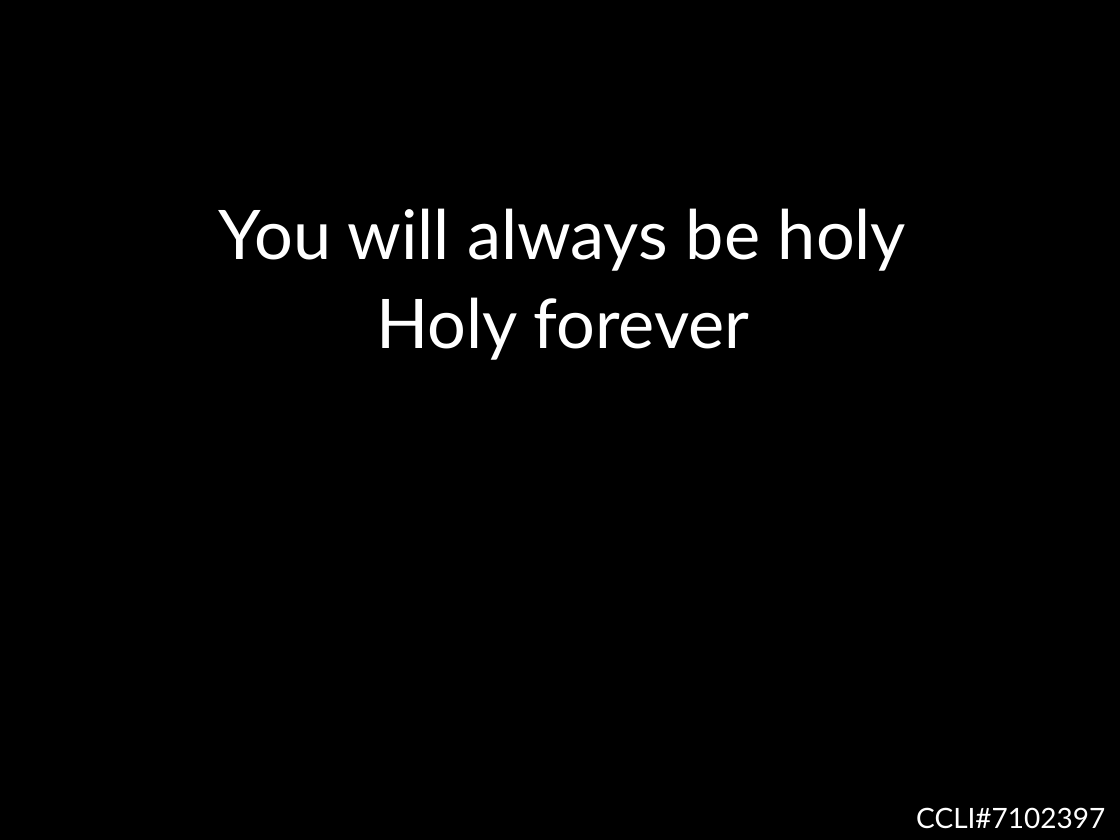
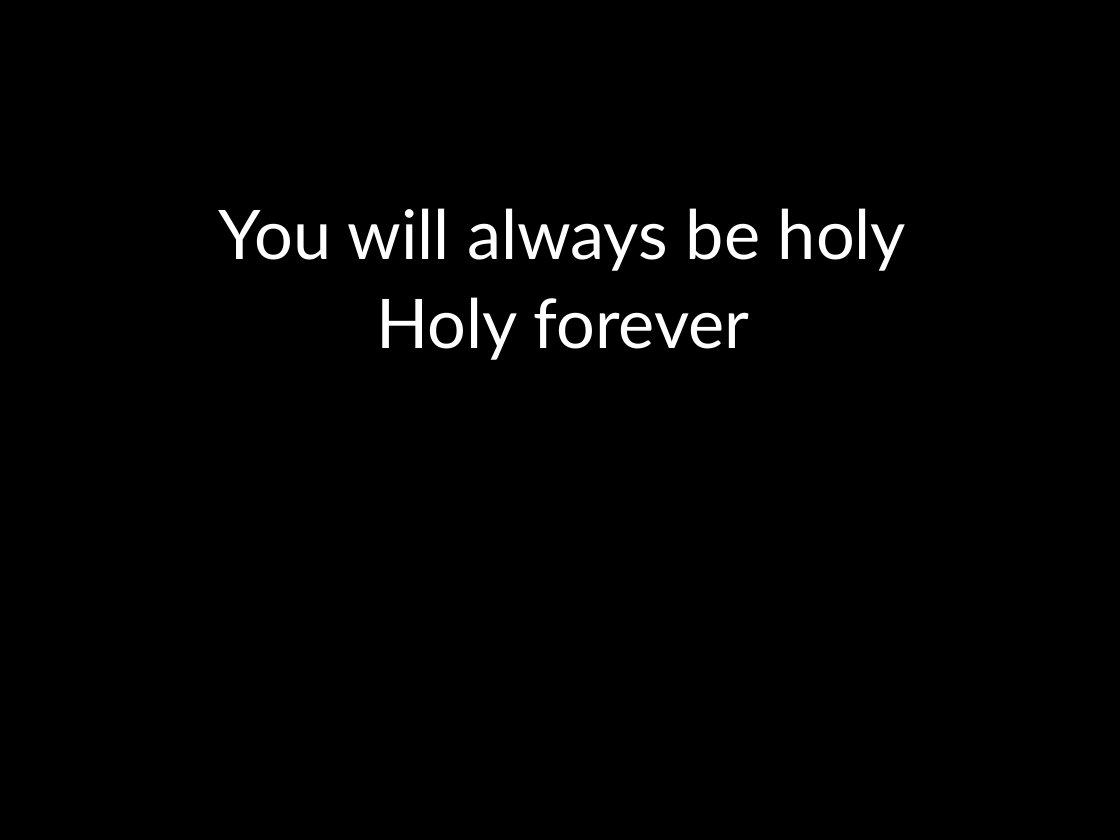
Before and after one commit to kendall412/worship, a slide deck: slide 17 of Holy Forever.pptx. Drawn at 1120x840 pixels with LibreOffice and Linux fonts; fonts in the diff are those of the drawing. Boxes give left, top, right and bottom in pixels: in the first picture for what was removed or moved away, otherwise in the second. Text is boxed around its words. In the diff, an @@ line names an element or a change of style, - is before the commit and + after.

```diff
--- a/Holy Forever.pptx
+++ b/Holy Forever.pptx
@@ text removed at bbox=[916, 807, 1105, 829] @@
-CCLI#7102397
```
Also in this commit, not shown: 1 other slide changed, 7 other files.
